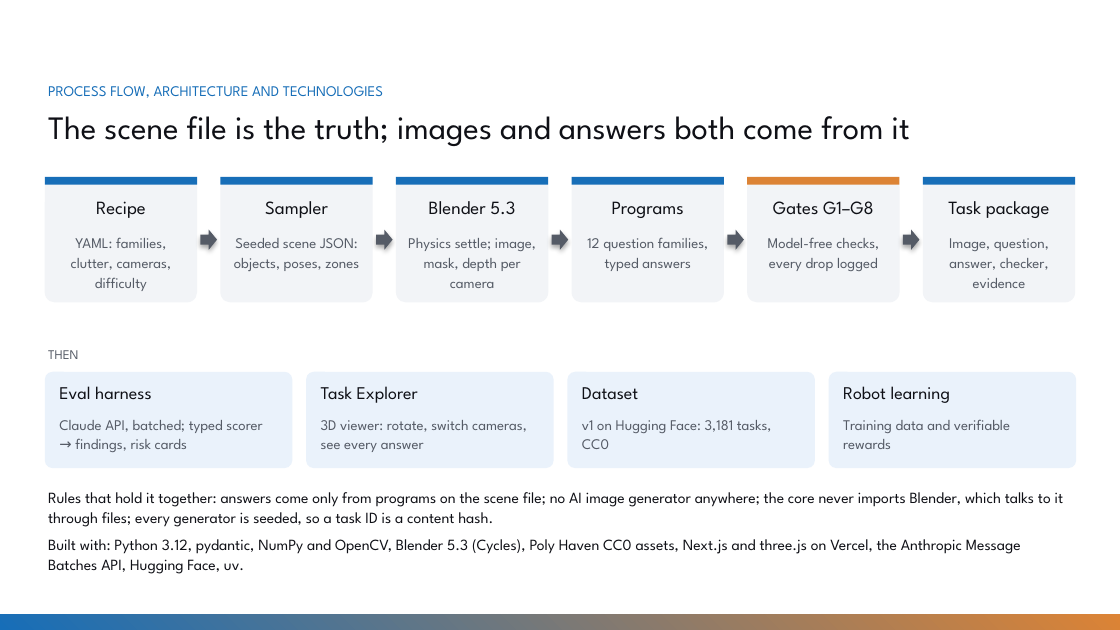
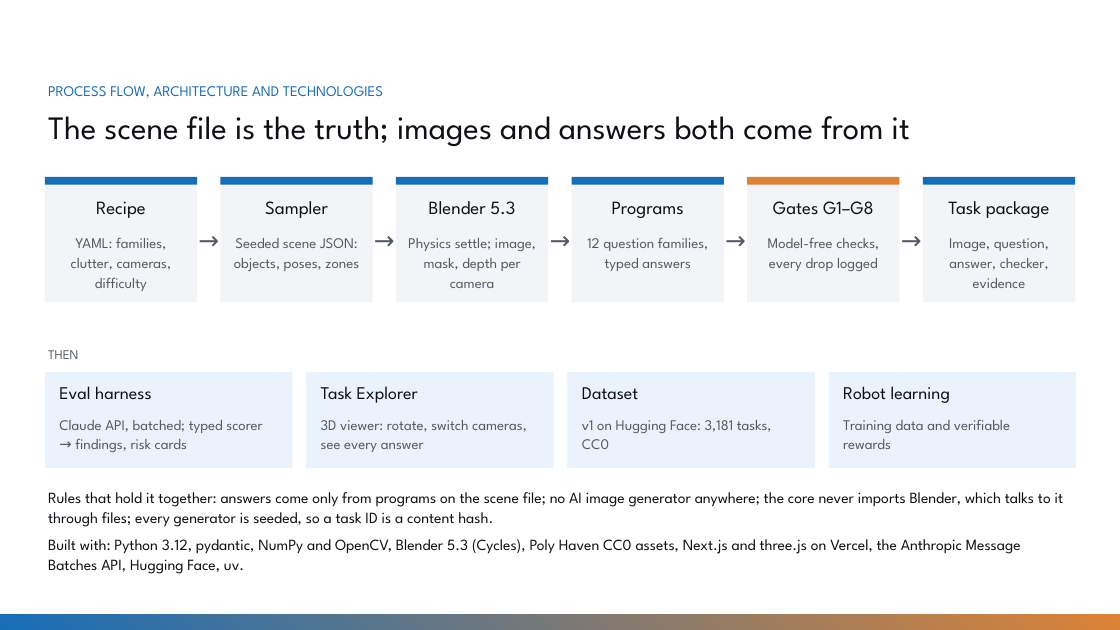
Before and after one commit to Zugzwang-world/hrishikesh-visual-task-factory, a slide deck: slide 4 of docs/slides/vtf_slides.pptx. Drawn at 1120x630 pixels with LibreOffice and Linux fonts; fonts in the diff are those of the drawing; background and template pictures are left out. Boxes give left, top, right and bottom in pixels: in the first picture for what was removed or moved away, otherwise in the second. Text is boxed around its words. In the diff, an @@ line names an element or a change of style, - is before the commit and + after.

```diff
--- a/docs/slides/vtf_slides.pptx
+++ b/docs/slides/vtf_slides.pptx
@@ text added at bbox=[195, 217, 223, 262], 16 pt, text #555B66 @@
+→
@@ right arrow removed at bbox=[200, 230, 217, 250] @@
@@ text added at bbox=[371, 217, 399, 262], 16 pt, text #555B66 @@
+→
@@ right arrow removed at bbox=[376, 230, 393, 250] @@
@@ text added at bbox=[547, 217, 575, 262], 16 pt, text #555B66 @@
+→
@@ right arrow removed at bbox=[552, 230, 569, 250] @@
@@ text added at bbox=[721, 217, 749, 262], 16 pt, text #555B66 @@
+→
@@ right arrow removed at bbox=[727, 230, 744, 250] @@
@@ text added at bbox=[897, 217, 925, 262], 16 pt, text #555B66 @@
+→
@@ right arrow removed at bbox=[903, 230, 920, 250] @@
@@ rounded rectangle to rectangle in 9 elements at bbox=[45, 177, 197, 302], bbox=[221, 177, 373, 302], bbox=[396, 177, 549, 302], bbox=[571, 177, 724, 302], bbox=[747, 177, 899, 302], bbox=[45, 372, 292, 468], bbox=[306, 372, 553, 468], bbox=[568, 372, 815, 468], bbox=[829, 372, 1076, 468] @@
```
Also in this commit, not shown: 7 other slides changed, 5 other files.
